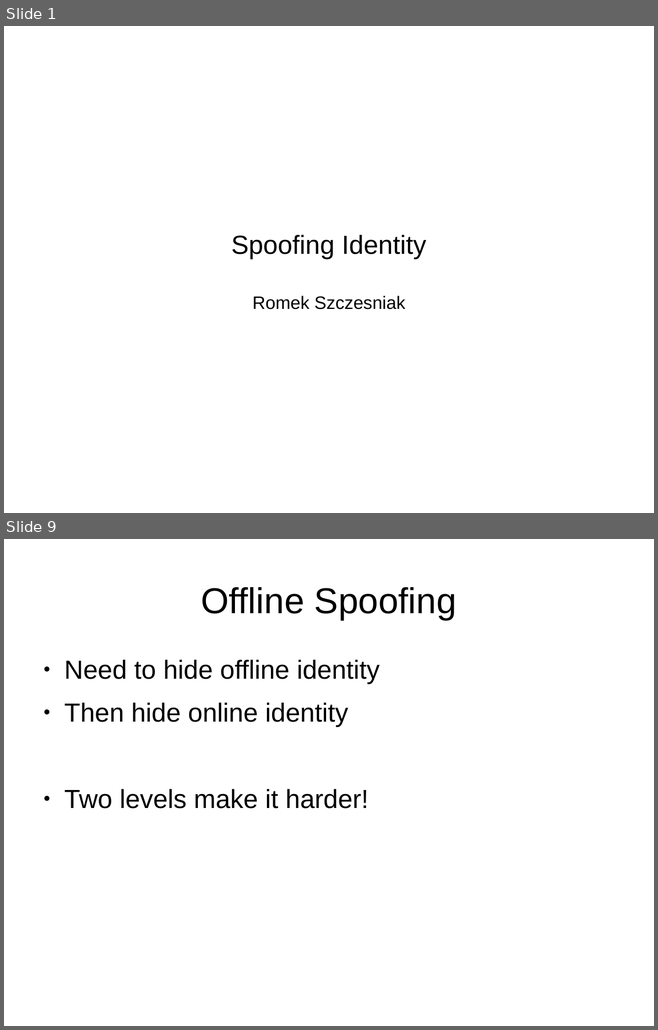
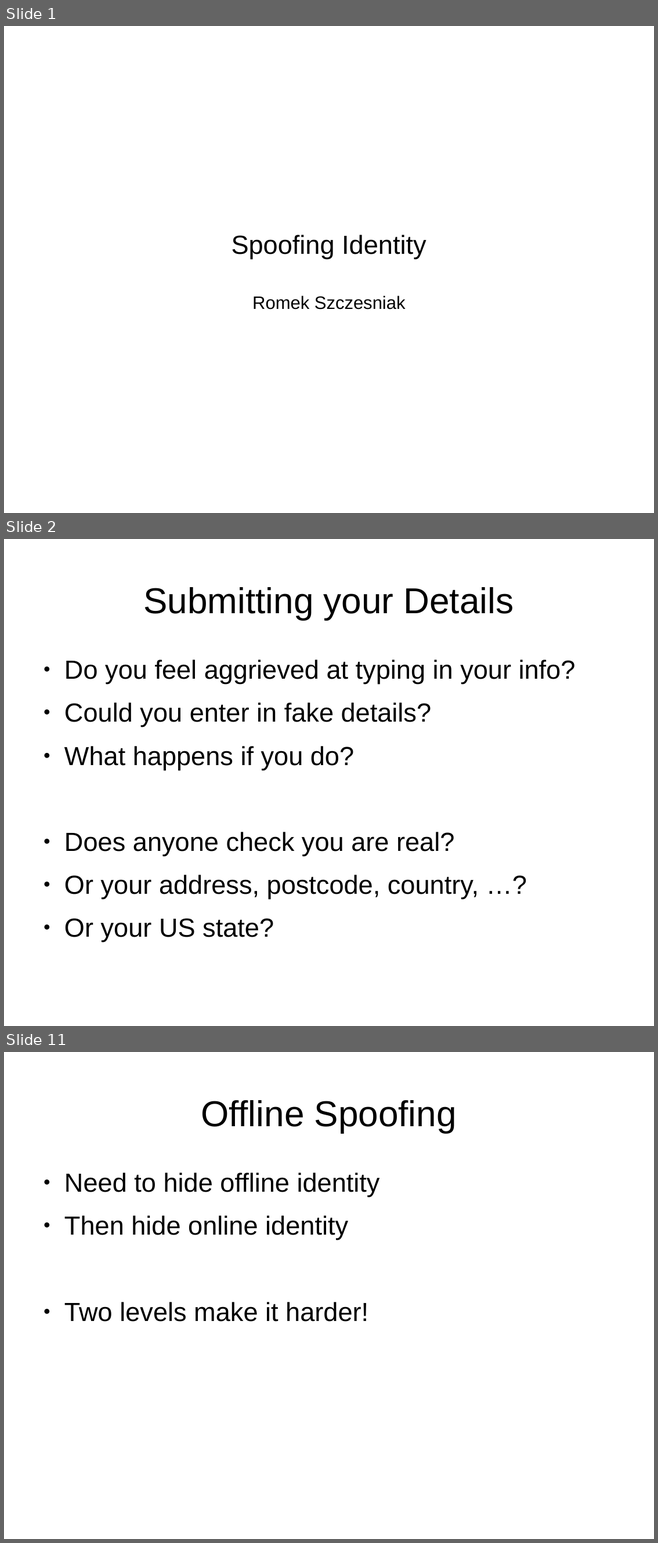
Before and after one commit to inidsol/LightningTalks, a slide deck: spoofing_identity.odp. Shown one above the other, each under a label of ours: slides 1 and 9 before the commit, slides 1, 2 and 11 after it; the slides between them are not shown. The pictures are 658x1030 and 658x1543 pixels, drawn with LibreOffice and Linux fonts; fonts in the diff are those of the drawing. Boxes give left, top, right and bottom in pixels: in the first picture for what was removed or moved away, otherwise in the second. Text is boxed around its words. In the diff, an @@ line names an element or a change of style, - is before the commit and + after.

```diff
--- a/spoofing_identity.odp
+++ b/spoofing_identity.odp
@@ slide 2 added at <box>4,539,654,1026</box>, background #FFFFFF @@
@@ title added at <box>143,587,514,620</box>, 44 pt, text #000000 @@
+Submitting your Details
@@ text added at <box>64,660,575,942</box>, 32 pt, text #000000 @@
+● Do you feel aggrieved at typing in your info?
+● Could you enter in fake details?
+● What happens if you do?
+● Does anyone check you are real?
+● Or your address, postcode, country, …?
+● Or your US state?
@@ what was slide 9 is now slide 11 @@
```
Also in this commit, not shown: 5 slides changed, 3 other slides added, 2 slides removed, 2 other files.
